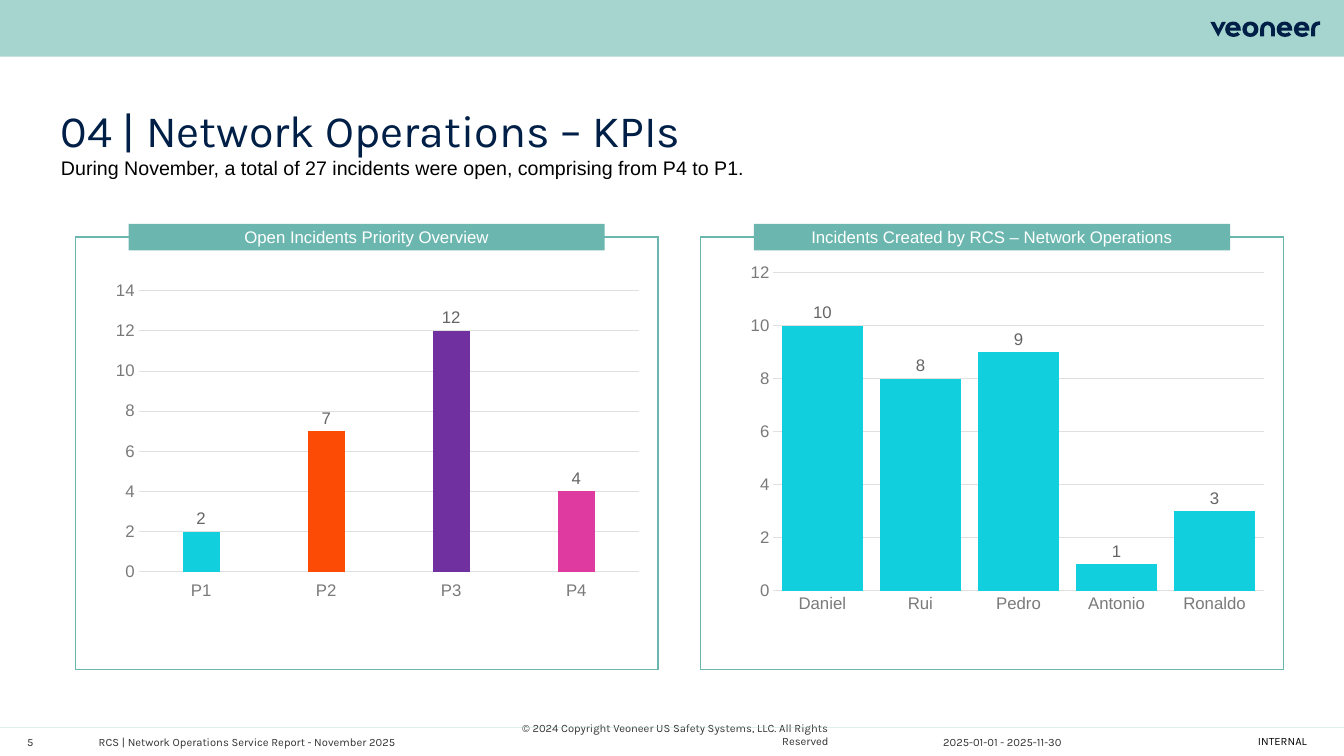
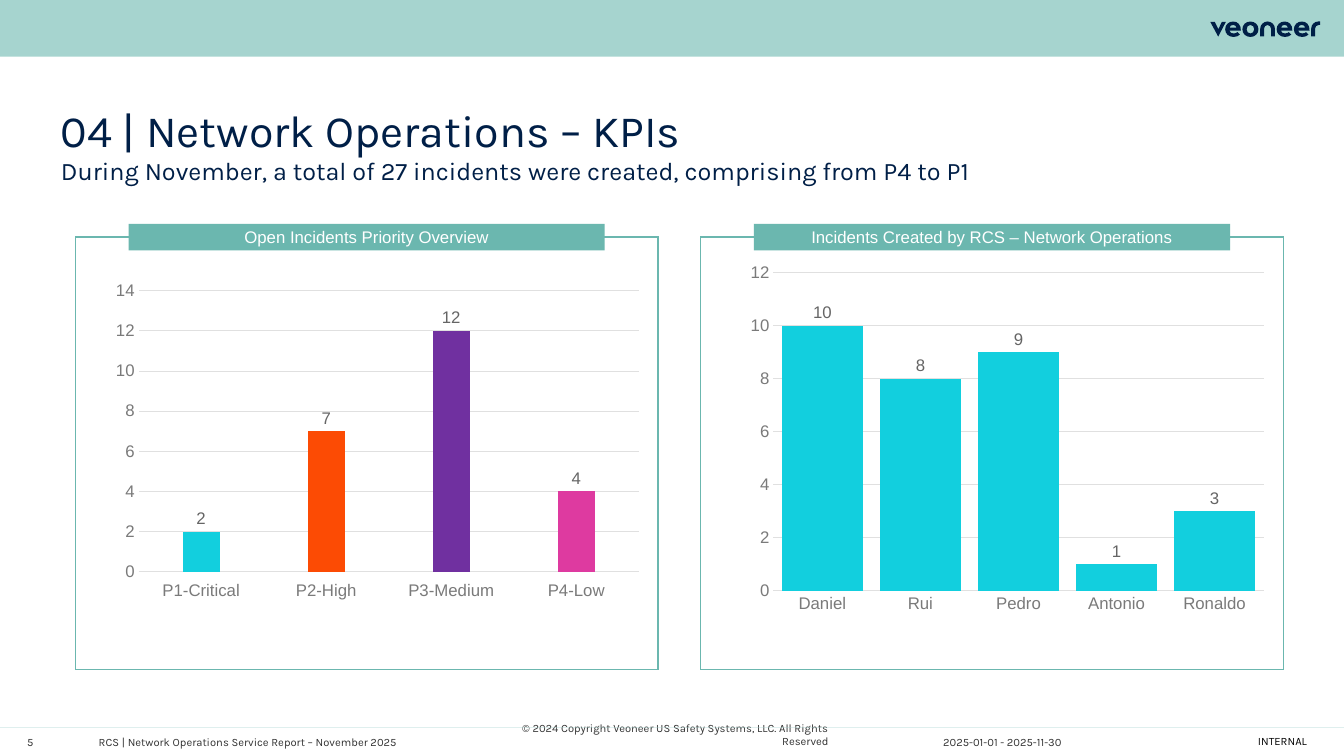
Before and after one commit to pedrogfaguiar-hub/SDM-Report-website, a slide deck: slide 5 of webroot/reports/populated_presentation.pptx. Drawn at 1344x756 pixels with LibreOffice and Linux fonts; fonts in the diff are those of the drawing. Boxes give left, top, right and bottom in pixels: in the first picture for what was removed or moved away, otherwise in the second. Text is boxed around its words. In the diff, an @@ line names an element or a change of style, - is before the commit and + after.

Commit message:
Update report: Veoneer Report - November 2026

```diff
--- a/webroot/reports/populated_presentation.pptx
+++ b/webroot/reports/populated_presentation.pptx
@@ text at <box>61,162,969,187</box>: text changed; size 14 to 18 pt; font Arial to Karla; text colour #000000 to #001F47 @@
-During November, a total of 27 incidents were open, comprising from P4 to P1.
+During November, a total of 27 incidents were created, comprising from P4 to P1
@@ column chart at <box>92,274,655,682</box> @@
-categories: P1, P2, P3, P4
+categories: P1-Critical, P2-High, P3-Medium, P4-Low
@@ text at <box>99,738,396,749</box>: text changed @@
-RCS | Network Operations Service Report - November 2025
+RCS | Network Operations Service Report – November 2025
```
Also in this commit, not shown: 7 other slides changed, 35 other files.
